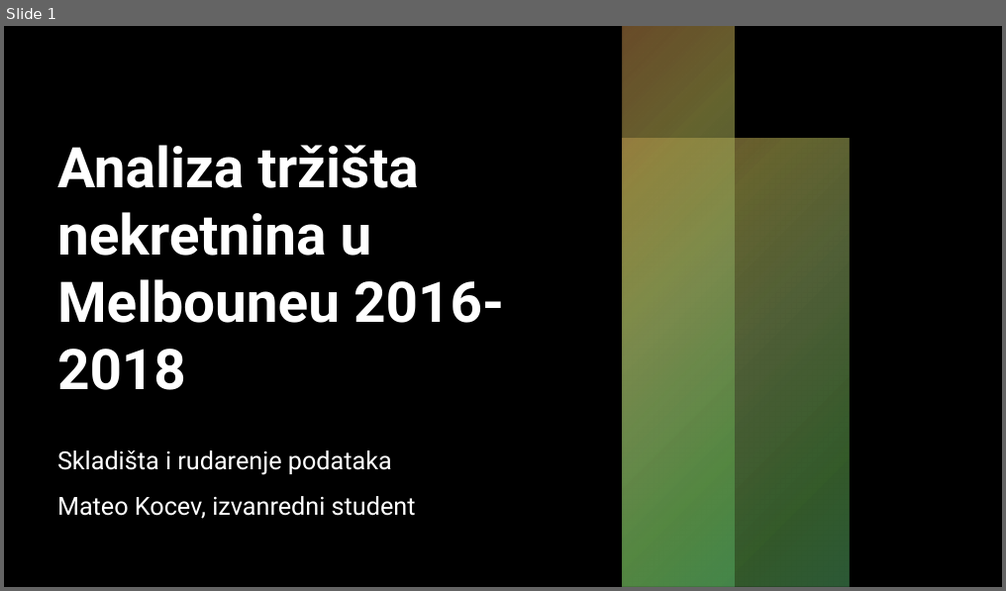
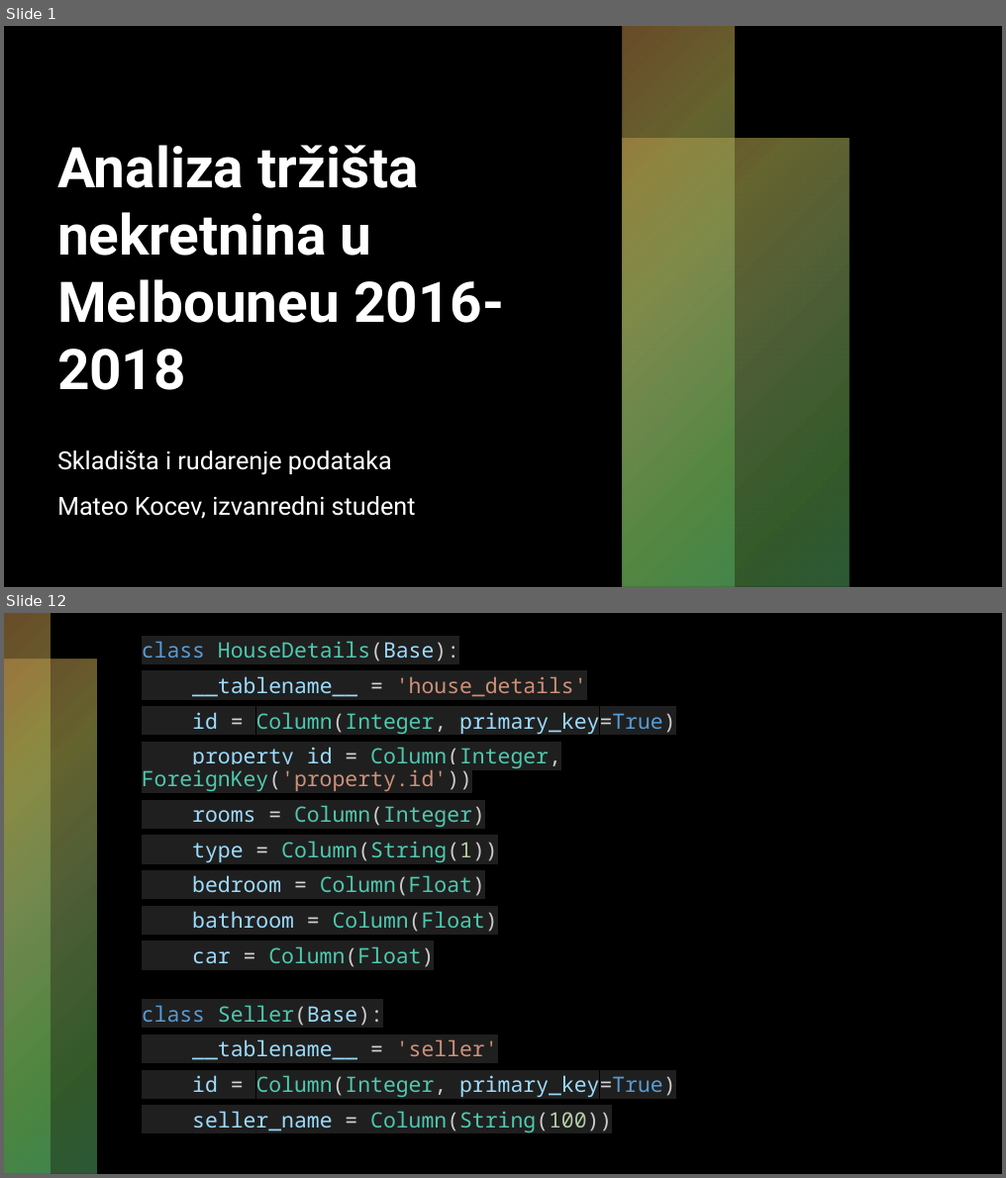
Before and after one commit to mateokocev/sirp, a slide deck: Analiza tržišta nekretnina u Melbouneu 2016-2018.pptx. Shown one above the other, each under a label of ours: slide 1 before the commit, slides 1 and 12 after it; the slides between them are not shown. The pictures are 1006x591 and 1006x1178 pixels, drawn with LibreOffice and Linux fonts; fonts in the diff are those of the drawing; background and template pictures are left out. Boxes give left, top, right and bottom in pixels: in the first picture for what was removed or moved away, otherwise in the second. Text is boxed around its words. In the diff, an @@ line names an element or a change of style, - is before the commit and + after.

```diff
--- a/Analiza tržišta nekretnina u Melbouneu 2016-2018.pptx
+++ b/Analiza tržišta nekretnina u Melbouneu 2016-2018.pptx
@@ slide 12 added at (4, 613, 1002, 1174), background #000000 @@
@@ rectangle added at (4, 613, 51, 1174), fill gradient #D19651 to #A9A64F to #90AB63 to #66B253 to #58B46B @@
@@ text added at (142, 641, 675, 1098), 20.4 pt, text #4EC9B0 @@
+class HouseDetails(Base):
+__tablename__ = 'house_details'
+id = Column(Integer, primary_key=True)
+property_id = Column(Integer, ForeignKey('property.id'))
+rooms = Column(Integer)
+type = Column(String(1))
+bedroom = Column(Float)
+bathroom = Column(Float)
+car = Column(Float)
+class Seller(Base):
+__tablename__ = 'seller'
+id = Column(Integer, primary_key=True)
+seller_name = Column(String(100))
@@ rectangle added at (4, 660, 97, 1174), fill gradient #D19651 to #A9A64F to #90AB63 to #66B253 to #58B46B @@
```
Also in this commit, not shown: 2 slides changed, 37 other slides added, 2 other files.
